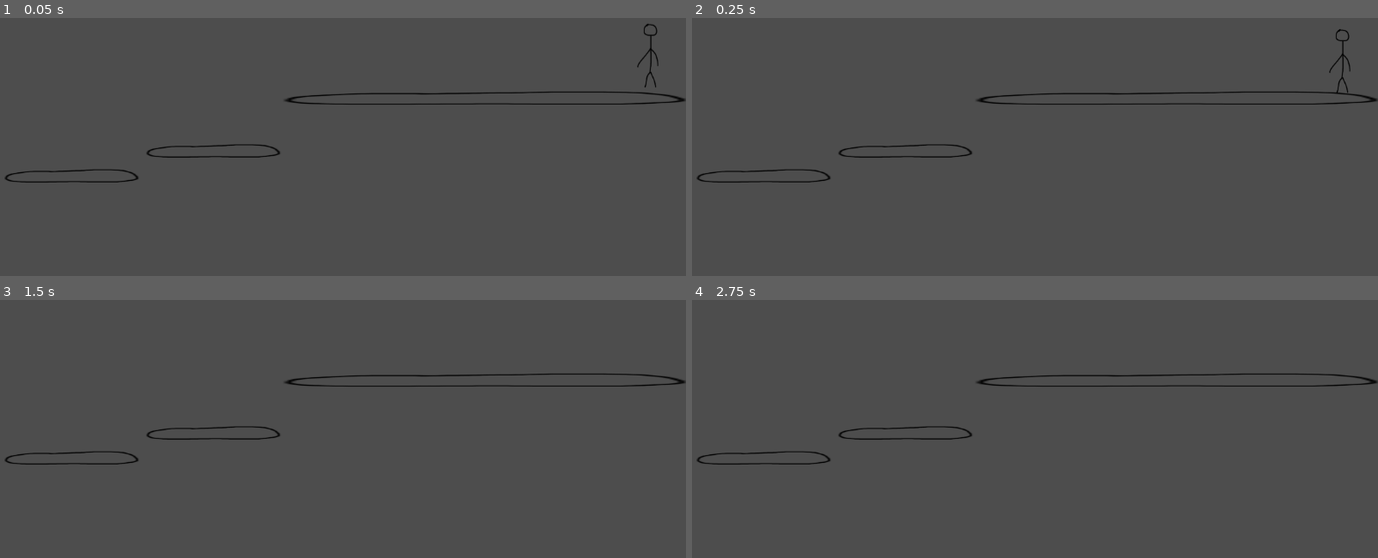
Above: before the commit, frames 1-4 (two rows, left to right).
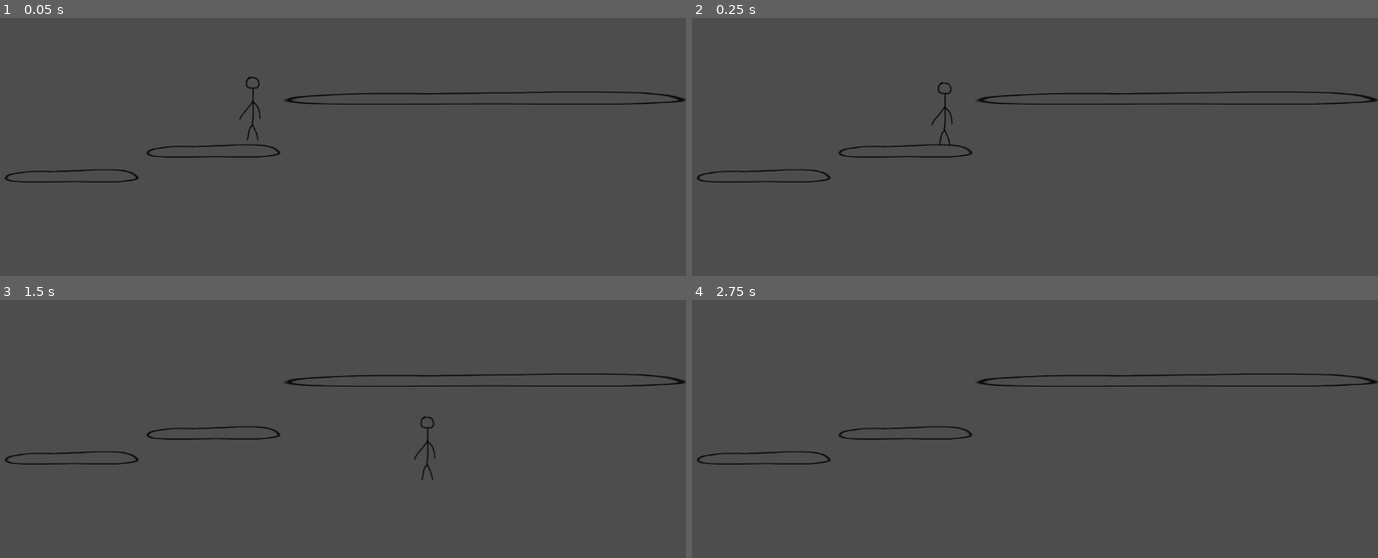
Above: after the commit, the same moments.

Repository: SKeppinger/VimJam
Game: Godot game, scene res://scenes/test_level.tscn
The game is run twice, just before and just after one commit, with the same random seed, the same clock (stepped at 60 frames per second) and the same inputs.
Inputs:
- Up to frame 1 (0.05 s): no input
- Up to frame 2 (0.25 s): no input
- Up to frame 3 (1.5 s): tap Enter at 0.5 s; hold Ctrl (crouch) 0.53-1.28 s; hold D (move_right) from 0.53 s (still down); tap Space (jump) at 0.77, 1.07 s; tap Shift (dash) at 0.8, 1.35 s
- Up to frame 4 (2.75 s): tap Space (jump) at 1.52, 1.55, 1.82, 2.1 s; release D (move_right) at 2.03 s; hold A (move_left) from 2.03 s (still down); hold Ctrl (crouch) from 2.03 s (still down)

The runs differ from the first frame. In frame 1, 0.2% of the frame differs, in the area x 34-96%, y 2-48%; in frame 2, 0.2%; in frame 3, 0.1%; in frame 4, nothing differs.

Commit message:
Added change to collision when crouching, also fixed not being able to jump when next to a wall

Diff:
--- a/scenes/test_level.tscn
+++ b/scenes/test_level.tscn
@@ -6,7 +6,7 @@
 [node name="TestLevel" type="Node2D"]
 
 [node name="Player" parent="." instance=ExtResource("2_dt8w7")]
-position = Vector2(1094, 217)
+position = Vector2(426, 306)
 
 [node name="TestPlatform" parent="." instance=ExtResource("1_x3qa3")]
 position = Vector2(358, 377)
--- a/scripts/player.gd
+++ b/scripts/player.gd
@@ -68,20 +68,23 @@
 # - Double Jump
 # - Wall Jump
 func jump():
+	print(is_on_floor())
 	# Jump/Dash Jump
 	if is_on_floor():
 		# If dashing or sliding, dash jump
 		if dashing and dash_timer >= DASH_JUMP_WINDOW: # Timing window to initiate a Dash Jump
+			print("dash jump!") #For my own sanity atm
 			dash_timer = 0.0 # Dash Jump extends the dash to be longer, translating to horizontal speed in the air
 			velocity.y = JUMP_VELOCITY
+
 		# Else, normal jump:
 		else:
 			velocity.y = JUMP_VELOCITY
 	# Wall Jump
-	elif is_on_wall():
+	elif is_on_wall() and not is_on_floor():
 		pass # Handle wall jump
 	# Double Jump
-	elif has_double_jump:
+	if has_double_jump and not is_on_floor():
 		fast_falling = false # Double Jump should reset fast fall
 		velocity.y = JUMP_VELOCITY
 		has_double_jump = false
@@ -102,6 +105,7 @@
 		# Else, crouch:
 		else:
 			crouching = true
+
 	# Fast Fall
 	else:
 		air_dashing = false
@@ -140,7 +144,7 @@
 		else:
 			velocity += get_gravity() * delta
 	# Restore air options
-	else:
+	elif is_on_floor():
 		has_double_jump = true
 		has_air_dash = true
 		fast_falling = false
@@ -156,9 +160,13 @@
 	# If crouching, sliding, or fast falling, use the crouching sprite/hitbox
 	if crouching or sliding or fast_falling:
 		sprite.texture = crouch_sprite
+		standing_hitbox.disabled = true
+		crouching_hitbox.disabled = false
 	# Otherwise, use the standing sprite/hitbox
 	else:
 		sprite.texture = stand_sprite
+		standing_hitbox.disabled = false
+		crouching_hitbox.disabled = true
 
 	# MOVEMENT OPTIONS
 	# Handle jump.
